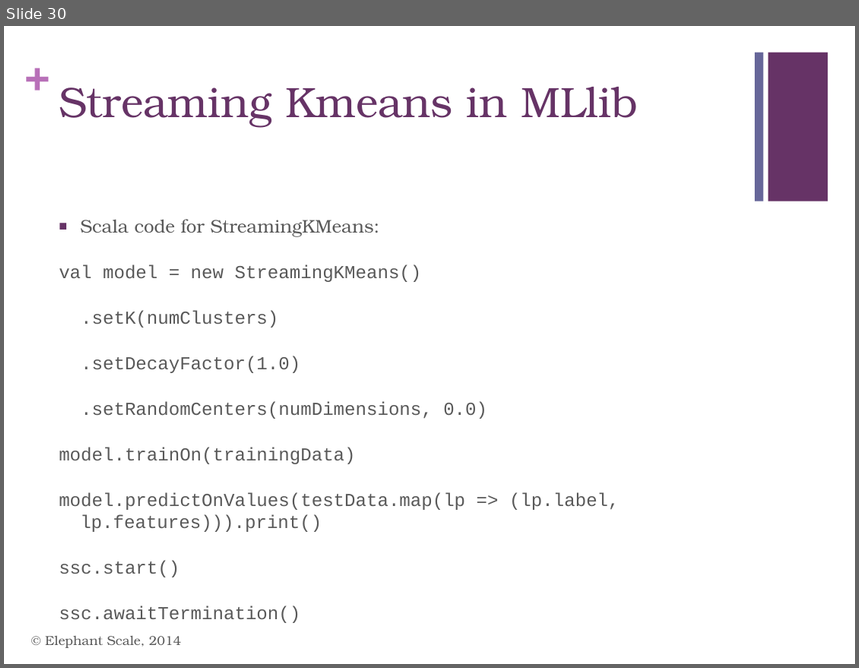
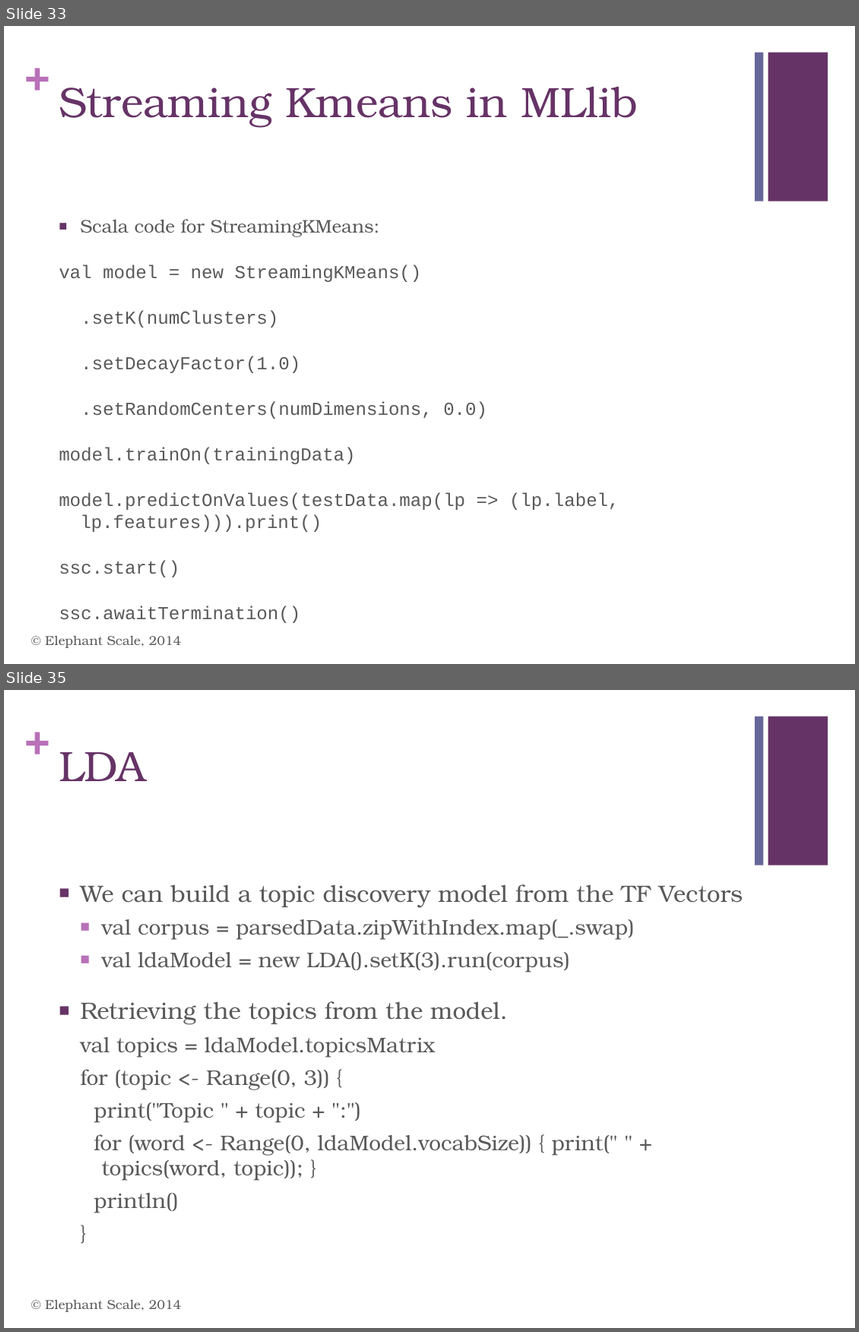
Before and after one commit to mattvinks/spark-labs, a slide deck: slides/MLLib.pptx. Shown one above the other, each under a label of ours: slide 30 before the commit, slides 33 and 35 after it; the slides between them are not shown. The pictures are 859x668 and 859x1332 pixels, drawn with LibreOffice and Linux fonts; fonts in the diff are those of the drawing. Boxes give left, top, right and bottom in pixels: in the first picture for what was removed or moved away, otherwise in the second. Text is boxed around its words. In the diff, an @@ line names an element or a change of style, - is before the commit and + after.

```diff
--- a/slides/MLLib.pptx
+++ b/slides/MLLib.pptx
@@ slide 35 added at bbox=[4, 690, 855, 1328], background #FFFFFF; not listed: 3 template elements that a slide beside it also shows @@
@@ title added at bbox=[59, 752, 146, 781], 36 pt, text #663366 @@
+LDA
@@ text added at bbox=[80, 885, 743, 1214], 18 pt, text #595959 @@
+■ We can build a topic discovery model from the TF Vectors
+  ■ val corpus = parsedData.zipWithIndex.map(_.swap)
+  ■ val ldaModel = new LDA().setK(3).run(corpus)
+■ Retrieving the topics from the model.
+  val topics = ldaModel.topicsMatrix
+  for (topic <- Range(0, 3)) {
+  print("Topic " + topic + ":")
+  for (word <- Range(0, ldaModel.vocabSize)) { print(" " + topics(word, topic)); }
+  println()
+  }
@@ text added at bbox=[45, 1300, 182, 1312], 11 pt, text #595959 @@
+© Elephant Scale, 2014
@@ what was slide 30 is now slide 33 @@
```
Also in this commit, not shown: 7 slides changed, 6 other slides added.
